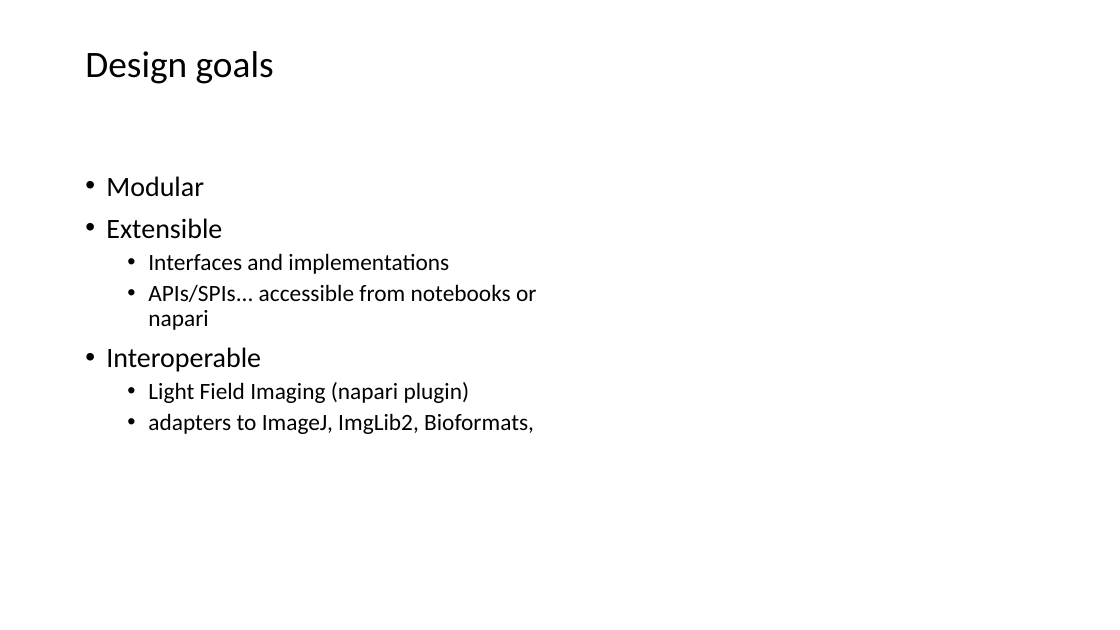
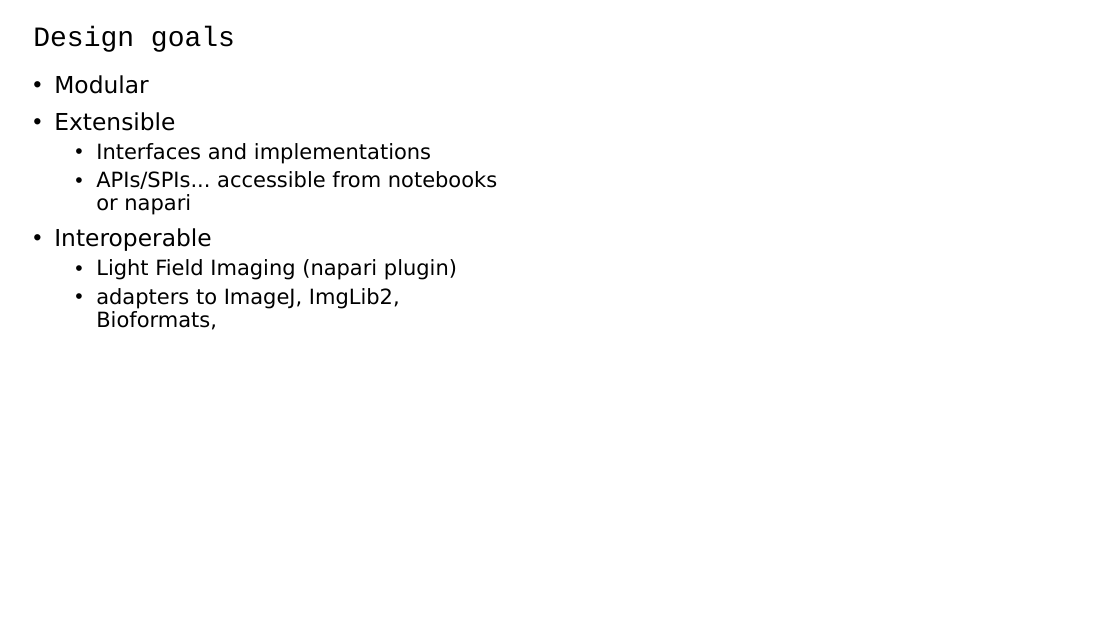
Before and after one commit to PolarizedLightFieldMicroscopy/Documents, a slide deck: slide 2 of LFI plugin/LFM Toolbox.pptx (slide 3 before the commit). Drawn at 1120x630 pixels with LibreOffice and Linux fonts; fonts in the diff are those of the drawing. Boxes give left, top, right and bottom in pixels: in the first picture for what was removed or moved away, otherwise in the second. Text is boxed around its words. In the diff, an @@ line names an element or a change of style, - is before the commit and + after.

```diff
--- a/LFI plugin/LFM Toolbox.pptx
+++ b/LFI plugin/LFM Toolbox.pptx
@@ title "Design goals": place and size @@
-title "Design goals" at box(85, 51, 274, 84)
+title "Design goals" at box(33, 26, 235, 52)
@@ title "Design goals" at box(33, 26, 235, 52): size 32 to 24 pt, font Calibri to Courier New @@
@@ text "Modular": place and size @@
-text "Modular" at box(106, 176, 536, 434)
+text "Modular" at box(54, 75, 497, 330)
@@ text "Modular" at box(54, 75, 497, 330): size 24 to 20 pt in "Modular", "Extensible", "Interoperable"; font Calibri to DejaVu Sans; size 20 to 18 pt in "Interfaces and implementations", "APIs/SPIs... accessible from notebooks or napari", "Light Field Imaging (napari plugin)", "adapters to ImageJ, ImgLib2, Bioformats," @@
```
Also in this commit, not shown: 16 other slides changed, 23 slides added, 6 slides removed, 5 other files.
